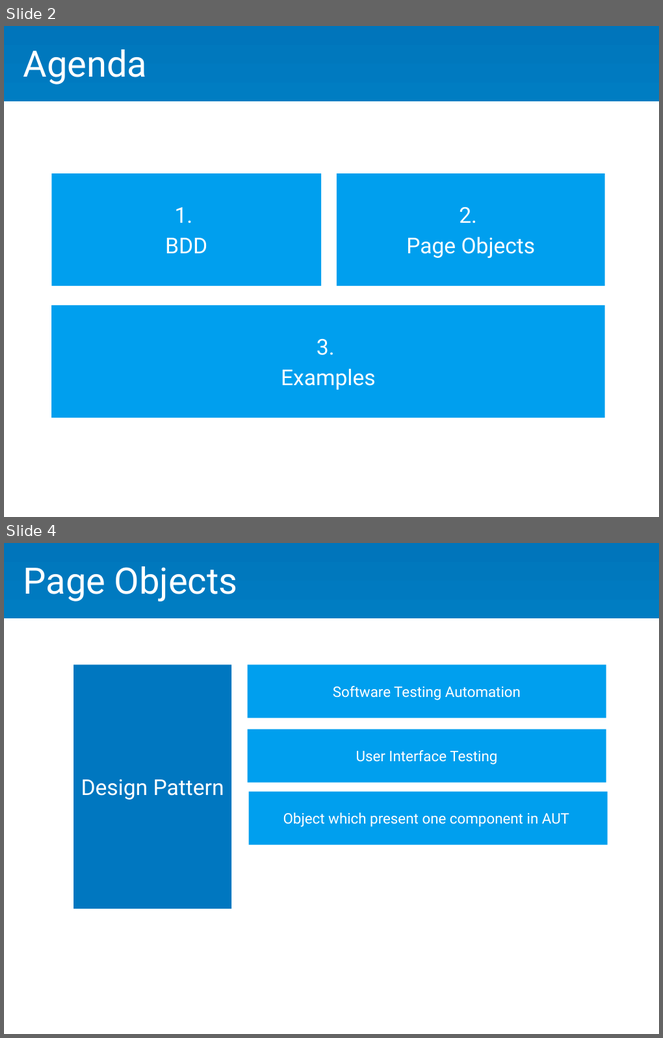
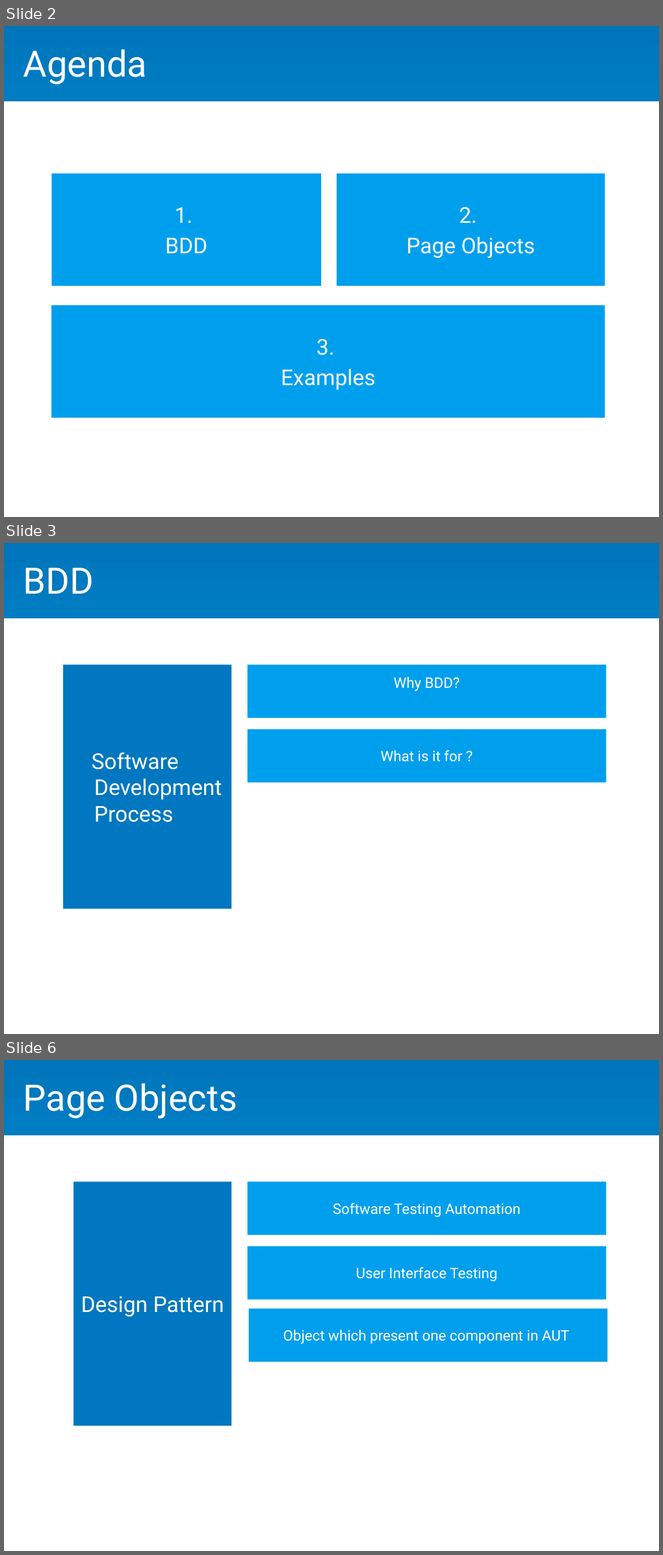
Before and after one commit to jucca/SysArcExercise, a slide deck: presentation/BDD and Page Objects.pptx. Shown one above the other, each under a label of ours: slides 2 and 4 before the commit, slides 2, 3 and 6 after it; the slides between them are not shown. The pictures are 663x1038 and 663x1555 pixels, drawn with LibreOffice and Linux fonts; fonts in the diff are those of the drawing. Boxes give left, top, right and bottom in pixels: in the first picture for what was removed or moved away, otherwise in the second. Text is boxed around its words. In the diff, an @@ line names an element or a change of style, - is before the commit and + after.

```diff
--- a/presentation/BDD and Page Objects.pptx
+++ b/presentation/BDD and Page Objects.pptx
@@ slide 3 added at box(4, 543, 659, 1034), background #FFFFFF; not listed: 1 template element that a slide beside it also shows @@
@@ text added at box(24, 568, 94, 594), 40 pt, text #FFFFFF @@
+BDD
@@ text added at box(64, 665, 232, 909), fill #0077C0, 24 pt, text #FFFFFF @@
+Software Development Process
@@ text added at box(248, 665, 607, 718), fill #009FEE, 16 pt, text #FFFFFF @@
+Why BDD?
@@ text added at box(248, 729, 607, 782), fill #009FEE, 16 pt, text #FFFFFF @@
+What is it for ?
@@ what was slide 4 is now slide 6 @@
```
Also in this commit, not shown: 2 other slides added, 1 slide removed.
